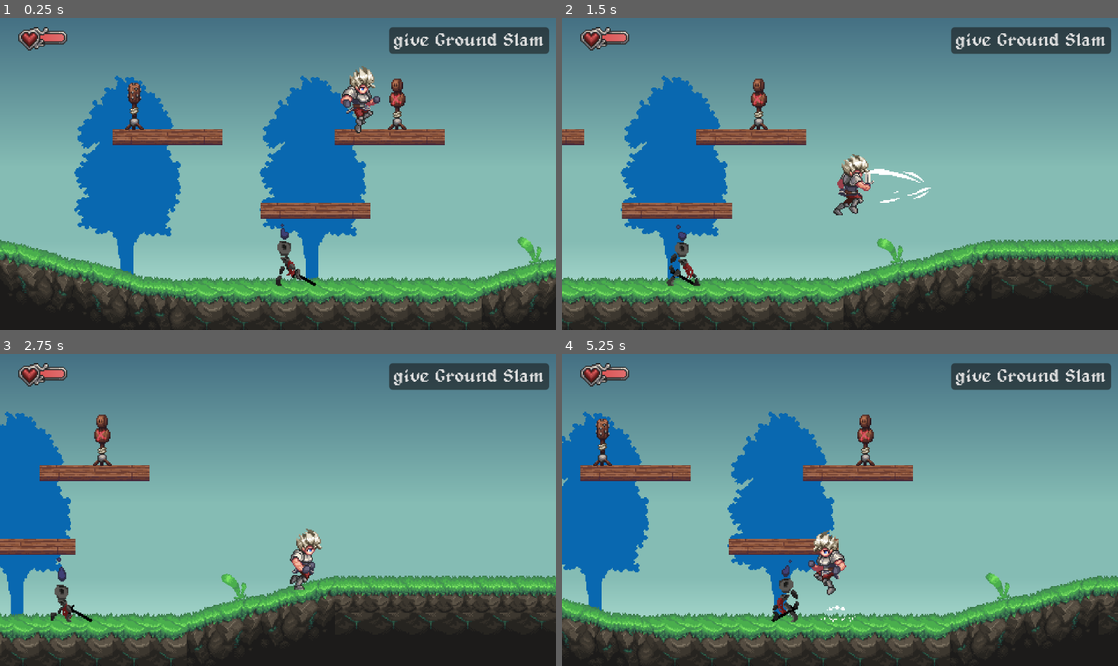
Above: before the commit, frames 1-4 (two rows, left to right).
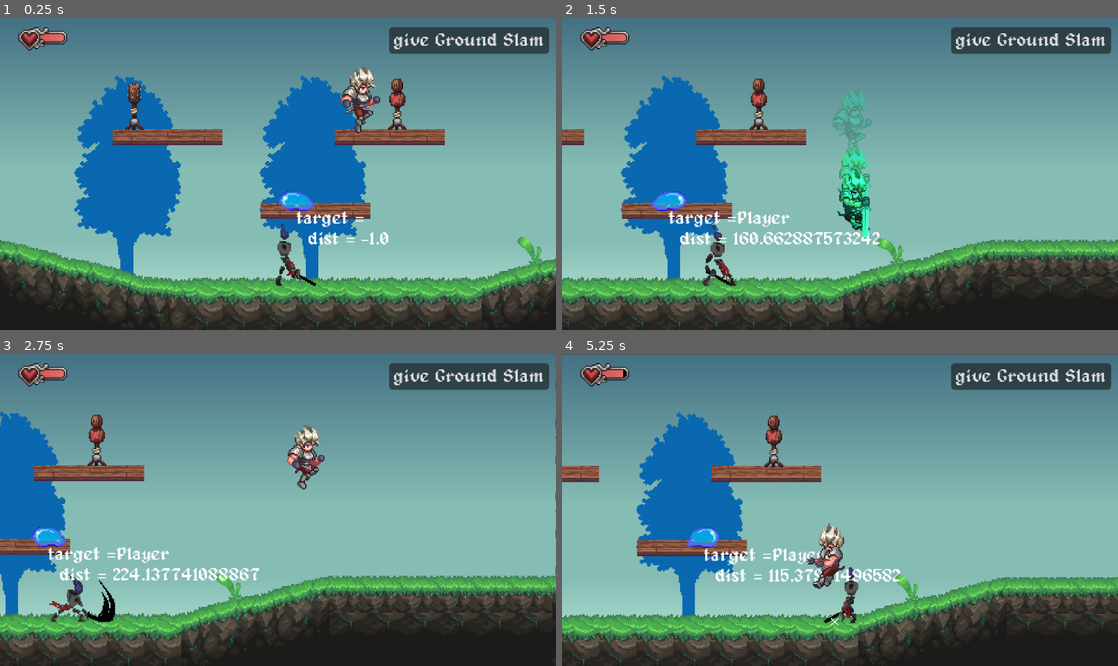
Above: after the commit, the same moments.

Repository: wulalal1/metroidvania_forge
Game: Godot game, scene res://level/00_forest/07.tscn
Two runs of this game, one before a commit and one after it. Both use one fixed random seed, a clock stepped at 60 frames per second and the inputs below. This scene is started directly instead of the project's main scene.
Inputs (mouse positions are in pixels of both pictures, inside the frame that each line leads up to):
- Up to frame 1 (0.25 s): no input
- Up to frame 2 (1.5 s): tap Enter at 0.5 s; move the mouse to (962, 158) at 0.52 s; hold D (right) 0.53-1.28 s; hold L (action) 0.53-1.28 s; click (962, 158) at 0.67 s; tap Space (jump) at 0.77, 1.07 s; tap J (attack) at 0.8, 1.35 s; move the mouse to (728, 189) at 1.27 s; hold S (down) from 1.28 s (still down)
- Up to frame 3 (2.75 s): tap Space (jump) at 1.52, 1.55, 1.82 s; move the mouse to (333, 441) at 2.02 s; release S (down) at 2.03 s; hold D (right) from 2.03 s (still down); hold Space (jump) from 2.03 s (still down); tap L (action) at 2.3 s
- Up to frame 4 (5.25 s): move the mouse to (812, 572) at 2.77 s; release D (right) at 2.78 s; release Space (jump) at 2.78 s; hold W (up) 2.78-3.53 s; tap L (action) at 2.85, 4.55 s; click (812, 572) at 2.92 s; tap Space (jump) at 3.02, 3.32, 3.77, 3.8, 4.07, 4.52, 4.82 s; tap J (attack) at 3.05 s; move the mouse to (1006, 556) at 3.52 s; hold J (attack) 3.53-4.28 s; hold A (left) 3.53-5.03 s; move the mouse to (673, 463) at 4.27 s; tap K (dash) at 4.35 s; move the mouse to (867, 510) at 5.02 s; hold S (down) from 5.03 s (still down); hold Shift from 5.03 s (still down); click (867, 510) at 5.17 s

The runs differ from the first frame. In frame 1, 0.7% of the frame differs, in the area x 50-70%, y 55-73%; in frame 2, 4.4%; in frame 3, 9.9%; in frame 4, 35%, in the area x 0-100%, y 0-100%.

Commit message:
更新敌人探测玩家音乐

Diff:
--- a/00_global/audio/audio.gd
+++ b/00_global/audio/audio.gd
@@ -3,6 +3,7 @@
 
 
 enum REVERB_TYPE { NONE,SMALL,MEDIUM,LARGE}
+signal player_made_sound(pos : Vector2,volume : float)
 
 @export var ui_focus_audio : AudioStream
 @export var ui_select_audio : AudioStream
@@ -85,7 +86,13 @@
 
 	pass
 
-func play_spatial_sound(audio : AudioStream,pos : Vector2,ignore_pool: bool = false) -> void:
+
+func play_spatial_sound(
+	audio : AudioStream,pos : Vector2,
+	ignore_pool: bool = false,
+	was_player : bool = false,
+	volume : float = 0.5
+	) -> void:
 	if ignore_pool:
 		var ap : AudioStreamPlayer2D = AudioStreamPlayer2D.new()
 		add_child(ap)
@@ -101,6 +108,8 @@
 		ap.play()
 		audio_index = wrapi(audio_index+1,0,32)
 		pass
+	if was_player:
+		player_made_sound.emit(pos,volume)
 	pass
 
 func play_ui_audio(audio : AudioStream) -> void:
--- a/enemies/scripts/enemy.gd
+++ b/enemies/scripts/enemy.gd
@@ -8,7 +8,10 @@
 
 @export var health : float = 3
 @export var affected_by_gravity : bool = true
-@export var face_left_on_start : bool = false
+@export var face_left_on_start : bool = false :
+	set( value):
+		face_left_on_start = value
+		_update_face_left()
 
 #@export_category("Audio")
 #@export var death_sound : AudioStream
@@ -107,3 +110,11 @@
 	if not find_children("*","DecisionEngine",false):
 		warnings.append("Requires a DecisionEngine node")
 	return warnings
+
+func _update_face_left() -> void:
+	if not Engine.is_editor_hint():
+		return
+	for c in get_children():
+		if c is Sprite2D:
+			c.flip_h = face_left_on_start
+	pass
--- a/enemies/scripts/sensors/player_sensor.gd
+++ b/enemies/scripts/sensors/player_sensor.gd
@@ -6,6 +6,10 @@
 signal started_searching
 
 @export var search_duration : float = 2
+@export var use_audio_sensor : bool = true
+@export var audio_detect_dist : float = 512
+@export var min_audio_sense : float = 0.2
+var can_see_player : bool = false
 var enemy : Enemy
 var timer : float
 
@@ -15,13 +19,15 @@
 	if owner is Enemy:
 		enemy = owner
 		set_collision_mask_value(5,true)
+		if use_audio_sensor:
+			Audio.player_made_sound.connect(_on_player_sound)
 		body_entered.connect(_on_body_enter)
 		body_exited.connect(_on_body_exited)
 		enemy.direction_changed.connect(_on_direction_changed)
 	pass
 
 func _physics_process(delta: float) -> void:
-	if timer > 0:
+	if timer > 0 and not can_see_player:
 		timer -= delta
 		if timer <= 0:
 			player_exited.emit()
@@ -31,11 +37,13 @@
 
 func _on_body_enter(n : Node2D) -> void:
 	player_entered.emit()
+	can_see_player = true
 	enemy.blackboard.target = n
 	pass
 
 func _on_body_exited(_n:Node2D) -> void:
 	started_searching.emit()
+	can_see_player = false
 	timer = search_duration
 	#player_exited.emit()
 	#enemy.blackboard.target = null
@@ -48,3 +56,13 @@
 	elif  dir > 0:
 		scale.x = 1
 	pass
+
+func _on_player_sound( pos : Vector2,volume : float) -> void:
+	var sound_dist : float = global_position.distance_to(pos)
+	var sound_ratio : float = clampf(1 - sound_dist / audio_detect_dist,0.0,1.0) * 2
+	var perceived_vol : float = volume * sound_ratio
+	if perceived_vol >= min_audio_sense:
+		timer = search_duration
+		enemy.blackboard.target = get_tree().get_first_node_in_group("Player")
+
+	pass
--- a/level/00_forest/07.tscn
+++ b/level/00_forest/07.tscn
@@ -8,6 +8,7 @@
 [ext_resource type="PackedScene" uid="uid://cl2e45pj0gfus" path="res://level/props/plant.tscn" id="7_t3ulj"]
 [ext_resource type="Script" uid="uid://dpe0wppd6f0v4" path="res://general/script/patrol_limit.gd" id="9_njcul"]
 [ext_resource type="Script" uid="uid://bqpwu3ktipoto" path="res://music/music_auto_trigger.gd" id="9_v13ek"]
+[ext_resource type="PackedScene" uid="uid://ddhn011gkfqw6" path="res://enemies/slime_2/slime_2.tscn" id="10_njcul"]
 [ext_resource type="PackedScene" uid="uid://sllpvqhlg78f" path="res://enemies/living_armor/living_armor.tscn" id="15_cg3lk"]
 
 [node name="07" type="Node2D"]
@@ -74,3 +75,6 @@
 script = ExtResource("9_njcul")
 side = 2
 metadata/_custom_type_script = "uid://dpe0wppd6f0v4"
+
+[node name="Slime2" parent="." instance=ExtResource("10_njcul")]
+position = Vector2(267, 159)
--- a/player/player.tscn
+++ b/player/player.tscn
@@ -20,9 +20,6 @@
 [ext_resource type="Script" uid="uid://dswuc8xcd6t7n" path="res://player/states/ball.gd" id="12_s7qer"]
 [ext_resource type="Script" uid="uid://duvkjllusbto2" path="res://player/scripts/player_sprite.gd" id="12_x7c3f"]
 [ext_resource type="Script" uid="uid://c8kuda8wrkqje" path="res://general/script/damage_area.gd" id="14_kb6p2"]
-[ext_resource type="AudioStream" uid="uid://201uj8vd81hi" path="res://general/audio/aargh.wav" id="16_32hag"]
-[ext_resource type="AudioStream" uid="uid://hohrn2p6b08c" path="res://general/audio/jump.wav" id="18_c35mf"]
-[ext_resource type="AudioStream" uid="uid://cjf7c66o3v3rh" path="res://general/audio/land.wav" id="19_65viv"]
 
 [sub_resource type="CapsuleShape2D" id="CapsuleShape2D_boad6"]
 radius = 8.0
@@ -562,21 +559,6 @@
 [node name="AudioStreams" type="Node2D" parent="."]
 position = Vector2(0, -29)
 
-[node name="HurtAudio" type="AudioStreamPlayer2D" parent="AudioStreams"]
-unique_name_in_owner = true
-stream = ExtResource("16_32hag")
-bus = &"SFX"
-
-[node name="JumpAudio" type="AudioStreamPlayer2D" parent="AudioStreams"]
-unique_name_in_owner = true
-stream = ExtResource("18_c35mf")
-bus = &"SFX"
-
-[node name="LandAudio" type="AudioStreamPlayer2D" parent="AudioStreams"]
-unique_name_in_owner = true
-stream = ExtResource("19_65viv")
-bus = &"SFX"
-
 [node name="BallRays" type="Node2D" parent="."]
 
 [node name="BallRayUp" type="RayCast2D" parent="BallRays"]
--- a/player/scripts/player.gd
+++ b/player/scripts/player.gd
@@ -35,7 +35,7 @@
 var dash_count : int = 0
 var double_jump : bool = false
 var jump_count : int = 0
-var ground_slam : bool =false
+var ground_slam : bool = true#false #true是开启功能
 var morph_roll : bool = false
 var can_intercat : bool = false
 
--- a/player/states/attack.gd
+++ b/player/states/attack.gd
@@ -55,7 +55,7 @@
 		anim_name = "attack_2"
 	player.animation_player.play(anim_name)
 	player.attack_area.activate()
-	Audio.play_spatial_sound(AUDIO_ATTACK,player.global_position)
+	Audio.play_spatial_sound(AUDIO_ATTACK,player.global_position,false,true,0.25)
 	pass
 
 func _end_attack() -> void:
--- a/player/states/ball.gd
+++ b/player/states/ball.gd
@@ -6,8 +6,8 @@
 var on_floor : bool  = true
 @onready var ball_ray_up: RayCast2D = %BallRayUp
 @onready var ball_ray_down: RayCast2D = %BallRayDown
-@onready var jump_audio: AudioStreamPlayer2D = %JumpAudio
-@onready var land_audio: AudioStreamPlayer2D = %LandAudio
+const JUMP = preload("uid://hohrn2p6b08c")
+const LAND = preload("uid://cjf7c66o3v3rh")
 
 
 
@@ -25,7 +25,7 @@
 	player.da_stand.position.y = -11
 
 	player.velocity.y -= 100
-	Audio.play_spatial_sound(MORPH_AUDIO,player.global_position)
+	Audio.play_spatial_sound(MORPH_AUDIO,player.global_position,false,true,0.5)
 
 	pass
 
@@ -38,7 +38,7 @@
 	player.collision_stand.position.y = -24
 	player.da_stand.position.y = -24
 	player.velocity.y -= 100
-	Audio.play_spatial_sound(MORPH_OUT_AUDIO,player.global_position)
+	Audio.play_spatial_sound(MORPH_OUT_AUDIO,player.global_position,false,true,0.5)
 
 	pass
 
@@ -58,7 +58,7 @@
 					player.position.y += 4
 					return null
 			player.velocity.y -= jump_velocity
-			jump_audio.play()
+			Audio.play_spatial_sound(JUMP,player.global_position,false,true,0.25)
 			VisualEffects.jump_dust(player.global_position)
 	return null
 
@@ -79,7 +79,7 @@
 		if player.is_on_floor():
 			on_floor = true
 			VisualEffects.land_dust(player.global_position)
-			land_audio.play()
+			Audio.play_spatial_sound(LAND,player.global_position,false,true,0.5)
 	return next_state
 
 func _can_stand() -> bool:
--- a/player/states/dash.gd
+++ b/player/states/dash.gd
@@ -22,7 +22,7 @@
 	#play animation
 	get_dash_direction()
 	damage_area.make_invulnerable(duration)
-	Audio.play_spatial_sound(DASH_AUDIO,player.global_position)
+	Audio.play_spatial_sound(DASH_AUDIO,player.global_position,false,true,0.75)
 	player.gravity_mulitplier = 0.0
 	player.velocity.y = 0
 	player.dash_count += 1
--- a/player/states/death.gd
+++ b/player/states/death.gd
@@ -8,7 +8,7 @@
 func enter() -> void:
 	#play animation
 	player.animation_player.play("death")
-	Audio.play_spatial_sound(DEATH_AUDIO,player.global_position)
+	Audio.play_spatial_sound(DEATH_AUDIO,player.global_position,true)
 	Audio.play_music(null)
 	await player.animation_player.animation_finished
 	PlayerHud.show_game_over()
--- a/player/states/fall.gd
+++ b/player/states/fall.gd
@@ -1,6 +1,7 @@
 class_name PlayerStateFall extends PlayerState
+const LAND = preload("uid://cjf7c66o3v3rh")
 
-@onready var land_audio: AudioStreamPlayer2D = %LandAudio
+
 @export var fall_gravity_mulitplier : float = 1.165
 @export var coyote_time : float = 0.125
 @export var jump_buffer_time : float = 0.2
@@ -65,7 +66,7 @@
 func physics_process(_delta: float) -> PlayerState:
 	if player.is_on_floor():
 		VisualEffects.land_dust(player.global_position)
-		land_audio.play()
+		Audio.play_spatial_sound(LAND,player.global_position,false,true,0.5)
 		#player.add_debug_indicator()
 		#if buffer_timer > 0 and Input.is_action_pressed("jump"):
 		if buffer_timer > 0:
--- a/player/states/ground_slam.gd
+++ b/player/states/ground_slam.gd
@@ -24,7 +24,7 @@
 	#play animation
 	player.animation_player.play("ground_slam")
 	player.sprite.tween_color()
-	Audio.play_spatial_sound(DASH_AUDIO,player.global_position)
+	Audio.play_spatial_sound(DASH_AUDIO,player.global_position,false,true,0.75)
 	damage_area.start_invulnerable()
 	ground_slam_attack_area.set_active()
 	pass
@@ -34,7 +34,7 @@
 	VisualEffects.camera_shake(10.0)
 	VisualEffects.land_dust(player.global_position)
 	VisualEffects.hit_dust(player.global_position)
-	Audio.play_spatial_sound(BOOM_AUDIO,player.global_position)
+	Audio.play_spatial_sound(BOOM_AUDIO,player.global_position,false,true,1.0)
 	damage_area.end_invulnerable()
 	ground_slam_attack_area.set_active(false)
 	pass
@@ -71,7 +71,7 @@
 			if c.get_parent() is Breakable:
 				var b : Breakable = c.get_parent()
 				b.queue_free()
-				Audio.play_spatial_sound(b.destory_audio,pos)
+				Audio.play_spatial_sound(b.destory_audio,pos,false,true,0.75)
 				for p in b.destory_particles:
 					VisualEffects.hit_particles(pos,Vector2.DOWN,p)
 			else:
@@ -79,7 +79,7 @@
 				VisualEffects.hit_particles(pos,Vector2.DOWN,HIT_WOOD_MEDIUM)
 				VisualEffects.hit_particles(pos,Vector2.DOWN,HIT_WOOD_LARGE)
 				VisualEffects.hit_particles(pos,Vector2.UP,HIT_WOOD_SMALL)
-				Audio.play_spatial_sound(BREAK_WOOD_AUDIO,pos)
+				Audio.play_spatial_sound(BREAK_WOOD_AUDIO,pos,false,true,0.75)
 
 		return true
 	return false
--- a/player/states/jump.gd
+++ b/player/states/jump.gd
@@ -1,7 +1,9 @@
 class_name PlayerStateJump extends PlayerState
+const JUMP = preload("uid://hohrn2p6b08c")
+
 
 @export var jump_velocity : float = 450.0
-@onready var jump_audio: AudioStreamPlayer2D = %JumpAudio
+
 
 
 func init() -> void:
@@ -67,7 +69,7 @@
 			return
 	player.jump_count += 1
 	player.velocity.y = -jump_velocity
-	jump_audio.play()
+	Audio.play_spatial_sound(JUMP,player.global_position,false,true,0.25)
 	pass
 
 func set_jump_frame() -> void:
--- a/player/states/take_damage.gd
+++ b/player/states/take_damage.gd
@@ -5,7 +5,8 @@
 var time : float = 0.0
 var dir : float = 1.0
 @onready var damage_area: DamageArea = %DamageArea
-@onready var hurt_audio: AudioStreamPlayer2D = %HurtAudio
+const AARGH = preload("uid://201uj8vd81hi")
+
 
 
 func init() -> void:
@@ -18,7 +19,7 @@
 	player.animation_player.play("take_damage")
 	time = player.animation_player.current_animation_length
 	damage_area.make_invulnerable(invulnerable_duration)
-	hurt_audio.play()
+	Audio.play_spatial_sound(AARGH,player.global_position,false,true,0.45)
 	VisualEffects.camera_shake(2.0)
 	pass
 
Not shown: 1 places in level/00_forest/07.tscn that only renumber resources
Not shown: 1 places in player/player.tscn that only renumber resources
